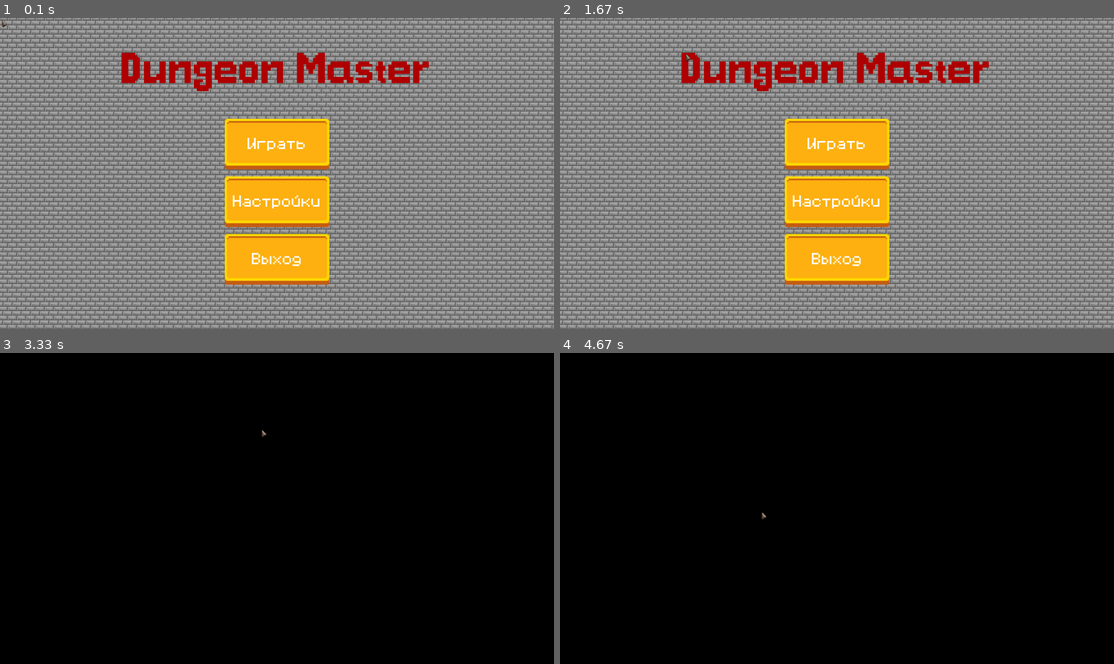
Above: before the commit, frames 1-4 (two rows, left to right).
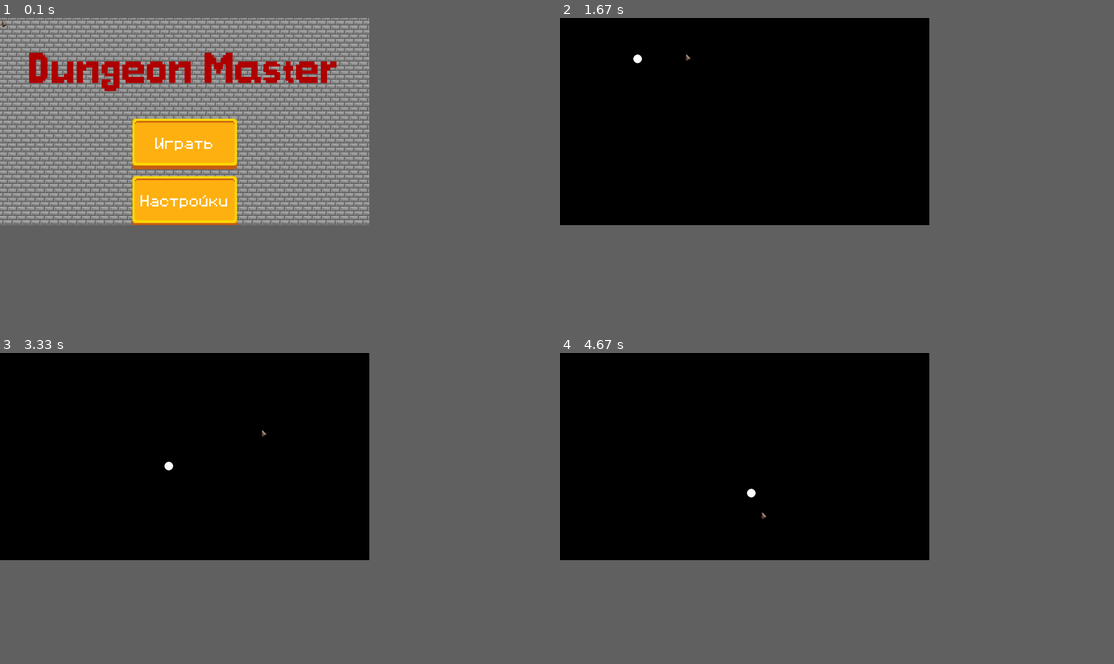
Above: after the commit, the same moments.

Repository: danilasch/dungeon_master_pygame
Game: pygame game, started from main.py
The game is run twice, just before and just after one commit, with the same random seed, the same clock (stepped at 60 frames per second) and the same inputs.
Inputs (mouse positions are in pixels of both pictures, inside the frame that each line leads up to):
- Up to frame 1 (0.1 s): no input
- Up to frame 2 (1.67 s): press the mouse at (742, 145) at 0.37 s; move the mouse to (687, 157) at 0.47 s; release the mouse at (626, 170) at 0.6 s; press the mouse at (742, 145) at 0.7 s; move the mouse to (748, 98) at 0.8 s; release the mouse at (753, 52) at 0.93 s; press the mouse at (742, 145) at 1.03 s; move the mouse to (742, 145) at 1.13 s; release the mouse at (742, 148) at 1.27 s; press the mouse at (742, 145) at 1.37 s; move the mouse to (715, 98) at 1.47 s; release the mouse at (687, 52) at 1.6 s
- Up to frame 3 (3.33 s): press the mouse at (182, 480) at 1.7 s; move the mouse to (243, 464) at 1.8 s; release the mouse at (299, 452) at 1.93 s; press the mouse at (182, 480) at 2.03 s; move the mouse to (249, 486) at 2.13 s; release the mouse at (315, 496) at 2.27 s; press the mouse at (182, 480) at 2.37 s; move the mouse to (138, 486) at 2.47 s; release the mouse at (99, 492) at 2.6 s; press the mouse at (182, 480) at 2.7 s; move the mouse to (155, 499) at 2.8 s; release the mouse at (127, 517) at 2.93 s; press the mouse at (182, 480) at 3.03 s; move the mouse to (221, 455) at 3.13 s; release the mouse at (260, 430) at 3.27 s
- Up to frame 4 (4.67 s): press the mouse at (742, 480) at 3.37 s; move the mouse to (809, 464) at 3.47 s; release the mouse at (875, 452) at 3.6 s; press the mouse at (742, 480) at 3.7 s; move the mouse to (776, 502) at 3.8 s; release the mouse at (809, 527) at 3.93 s; press the mouse at (742, 480) at 4.03 s; move the mouse to (709, 483) at 4.13 s; release the mouse at (670, 486) at 4.27 s; press the mouse at (742, 480) at 4.37 s; move the mouse to (753, 496) at 4.47 s; release the mouse at (759, 511) at 4.6 s
In our replay, the window is 900x506 before the commit and 600x337 after it. These sizes can differ from the game's own. Grey fills any space a smaller window leaves; there, only what the larger window draws over its background counts as a difference.

The runs differ from the first frame. In frame 1, 68% of the frame differs, in the area x 0-100%, y 0-100%; in frame 2, 98%; in frame 3, less than 0.1%; in frame 4, less than 0.1%.

Commit message:
merged control and cursor + pep8 fixes

Diff:
--- a/data.py
+++ b/data.py
@@ -1,7 +1,9 @@
 import pygame
 import os
+import sys
 
 pygame.init()
+
 
 def load_image(name):
     fullname = os.path.join('data', 'pics', name)
@@ -12,6 +14,7 @@
     image = pygame.image.load(fullname)
     return image
 
+
 def sound(name, volume=1):
     fullname = os.path.join('data', 'sounds', name)
     result = pygame.mixer.Sound(fullname)
@@ -19,11 +22,12 @@
 
     return result
 
-#sounds
+
+# sounds
 button_sound = sound('button.wav', 0.5)
 background_music = sound('background.wav', 0.1)
 
-#pics
+# pics
 inactive_btn = load_image('inactive_button.png')
 active_btn = load_image('active_button.png')
 inactive_box = load_image('inactive_checkbox.png')
@@ -31,6 +35,6 @@
 background = load_image('background.jpg')
 main_cursor = os.path.join('data', 'pics', 'cursor.png')
 
-#fonts
+# fonts
 main_font = os.path.join('data', 'fonts', 'main_font.ttf')
 head_font = os.path.join('data', 'fonts', 'head_font.ttf')
--- a/main.py
+++ b/main.py
@@ -1,12 +1,57 @@
 import pygame
+import sys
+import sys
+import math
 from settings import *
 from menu import *
 from data import *
+
 
 pygame.init()
 screen = pygame.display.set_mode((WIDTH, HEIGHT))
 clock = pygame.time.Clock()
 pygame.mouse.set_visible(False)
+
+
+class Map:
+    def __init__(self):
+        pass
+
+    def render(self, screen):
+        pass
+
+
+class Hero:
+    def __init__(self, position):
+        self.x, self.y = position
+        self.speed = 5
+
+    def get_position(self):
+        return self.x, self.y
+
+    def set_position(self, position):
+        self.x, self.y = position
+
+    def render(self, screen):
+        pygame.draw.circle(screen, (255, 255, 255), self.get_position(), 15)
+
+
+class Game:  # служебный класс игры
+    def __init__(self, game_map, hero):
+        self.map = game_map
+        self.hero = hero
+        self.dx, self.dy = 0, 0
+
+    def render(self, screen):
+        self.map.render(screen)
+        self.hero.render(screen)
+
+    def move_hero(self):
+        x, y = self.hero.get_position()
+        x += self.dx
+        y += self.dy
+        self.hero.set_position((x, y))
+
 
 def change_cursor(cursor_image):
     cursor_image = pygame.image.load(cursor_image).convert_alpha()
@@ -15,16 +60,47 @@
 
     return cursor_image
 
+
+def get_length(vector):  # вычисление длины вектора
+    return math.sqrt(vector[0] ** 2 + vector[1] ** 2)
+
+
+# вычисление длины и количества шагов, необходимых герою
+# для того чтобы добраться до курсора
+def calculate_motion(start_pos, final_pos, speed):
+    x1, y1, = start_pos
+    x2, y2 = final_pos
+    vector = (x2 - x1, y2 - y1)
+    length = get_length(vector)
+    return speed * vector[0] / length, \
+        speed * vector[1] / length, length / speed
+
+
 def main():
     background_music.set_volume(0)
 
+    hero = Hero((10, 10))
+    game_map = Map()
+    game = Game(game_map, hero)
     running = True
-    while True:
+    steps, distance = 0, 0
+    while running:
         for event in pygame.event.get():
+            if event.type == pygame.MOUSEMOTION:
+                if pygame.mouse.get_pos() != game.hero.get_position():
+                    game.dx, game.dy, distance = calculate_motion(
+                        game.hero.get_position(), pygame.mouse.get_pos(), game.hero.speed)
+                    steps = 0
+
             if event.type == pygame.QUIT:
                 sys.exit()
 
         screen.fill(pygame.Color('black'))
+        game.render(screen)
+
+        if pygame.mouse.get_pos() != game.hero.get_position() and steps < distance:
+            steps += 1
+            game.move_hero()  # передвижение героя в сторону курсора
 
         if pygame.mouse.get_focused():
             screen.blit(change_cursor(main_cursor), pygame.mouse.get_pos())
@@ -32,5 +108,8 @@
         pygame.display.flip()
         clock.tick(FPS)
 
+    pygame.quit()
+
+
 if __name__ == '__main__':
     menu()
--- a/menu.py
+++ b/menu.py
@@ -3,13 +3,15 @@
 from data import *
 from main import screen, clock, main, change_cursor
 
-#game+pygame settings
+# game+pygame settings
 pygame.init()
+
 
 def print_text(message, x, y, font_color=(255, 255, 255), font_type=main_font, font_size=30):
     font_type = pygame.font.Font(font_type, font_size)
     text = font_type.render(message, True, font_color)
     screen.blit(text, (x, y))
+
 
 def get_message_size(message, font_type, font_size):
     font_type = pygame.font.Font(font_type, font_size)
@@ -31,7 +33,7 @@
         mouse = pygame.mouse.get_pos()
         click = pygame.mouse.get_pressed()
 
-        #Проверка курсора на кнопке
+        # Проверка курсора на кнопке
         if x < mouse[0] < x + self.width and y < mouse[1] < y + self.height:
             screen.blit(self.active, (x, y))
             if click[0] == 1:
@@ -40,17 +42,19 @@
                 if self.action is not None:
                     self.action()
         else:
-                screen.blit(self.inactive, (x, y))
+            screen.blit(self.inactive, (x, y))
 
-        #Размер сообщения
+        # Размер сообщения
         message_width, message_height = get_message_size(message, main_font, font_size)
 
-        #Перенос сообщения на экран
-        print_text(message, x + self.width // 2 - message_width // 2, y + self.height // 2 - message_height // 2, font_size=font_size)
+        # Перенос сообщения на экран
+        print_text(message, x + self.width // 2 - message_width // 2,
+                   y + self.height // 2 - message_height // 2, font_size=font_size)
 
 
 class Checkbox:
-    def __init__(self, side=100, inactive=inactive_box, active=active_box, action=None, isactive=True):
+    def __init__(self, side=100, inactive=inactive_box, active=active_box, action=None,
+                 isactive=True):
         self.side = side
         self.inactive = pygame.transform.scale(inactive, (self.side, self.side))
         self.active = pygame.transform.scale(active, (self.side, self.side))
@@ -84,7 +88,8 @@
         if message is not None:
             message_height = get_message_size(message, main_font, font_size)[1]
 
-            print_text(message, x + self.side + 50, y + self.side // 2 - message_height // 2, font_size=font_size)
+            print_text(message, x + self.side + 50, y + self.side // 2 - message_height // 2,
+                       font_size=font_size)
 
 
 def music_off(off):
@@ -93,11 +98,13 @@
     else:
         background_music.set_volume(0.1)
 
+
 def sounds_off(off):
     if off is True:
         button_sound.set_volume(0)
     else:
         button_sound.set_volume(0.5)
+
 
 def settings():
     off_music = Checkbox(150, action=music_off, isactive=False)
@@ -114,13 +121,13 @@
         off_music.draw(100, 100, 'Отключить музыку', 45)
         off_sound.draw(100, 400, 'Отключить звук', 45)
 
-
         if pygame.mouse.get_focused():
             screen.blit(change_cursor(main_cursor), pygame.mouse.get_pos())
 
         pygame.display.flip()
         clock.tick(FPS)
     pygame.quit()
+
 
 def menu():
     pygame.mixer.Sound.play(background_music, loops=-1)
--- a/settings.py
+++ b/settings.py
@@ -1,6 +1,6 @@
-#game settings
-WIDTH = 1920
-HEIGHT = 1080
+# game settings
+WIDTH = 1280
+HEIGHT = 720
 HALF_WIDTH = WIDTH // 2
 HALF_HEIGHT = HEIGHT // 2
 FPS = 60
